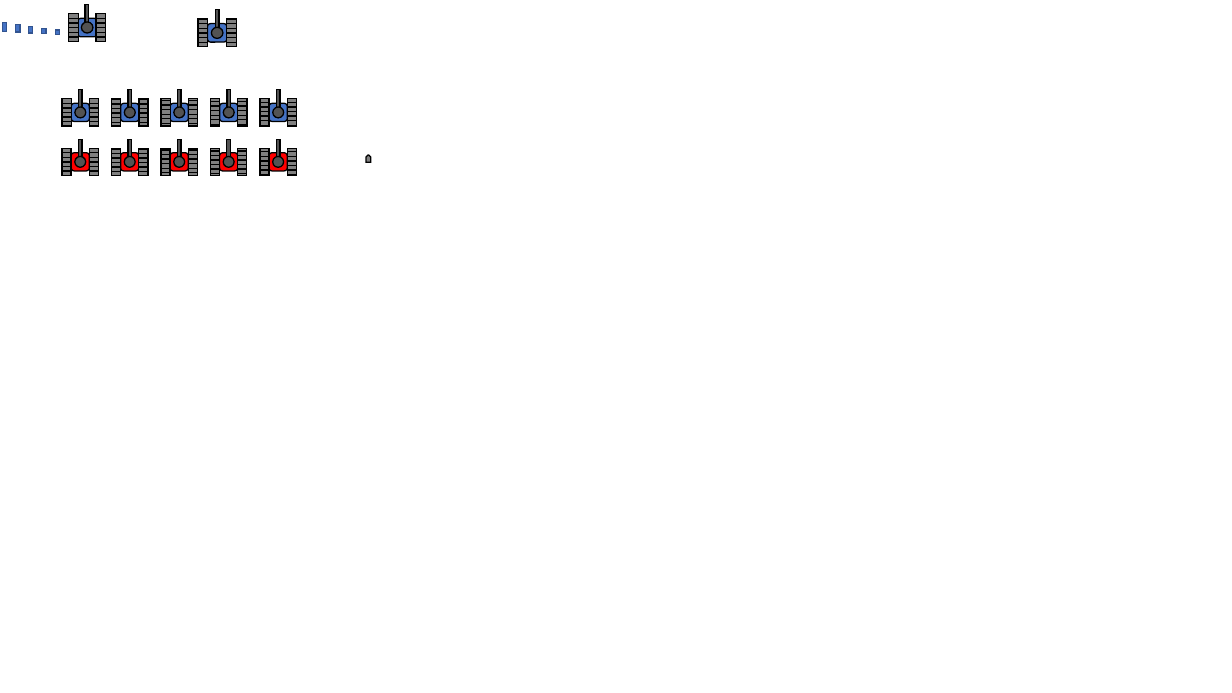
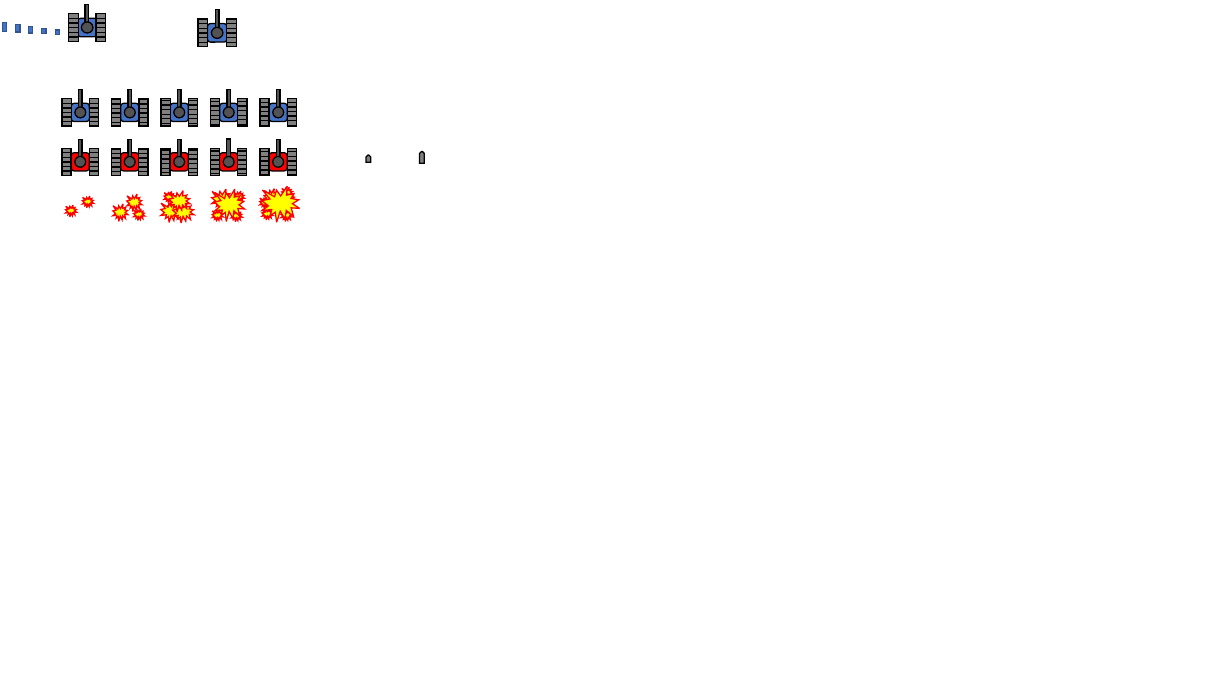
Before and after one commit to TimoneyS/RaysTank, a slide deck: slide 2 of resources/desigin.pptx. Drawn at 1232x693 pixels with LibreOffice and Linux fonts; fonts in the diff are those of the drawing. Boxes give left, top, right and bottom in pixels: in the first picture for what was removed or moved away, otherwise in the second. Text is boxed around its words. In the diff, an @@ line names an element or a change of style, - is before the commit and + after.

```diff
--- a/resources/desigin.pptx
+++ b/resources/desigin.pptx
@@ snip same rect added at [420,152,424,164], fill #808080, outline #000000 1 pt @@
@@ irregular seal added at [66,205,77,217], fill #FFFF00, outline #FF0000 1 pt @@
@@ irregular seal added at [82,196,93,208], fill #FFFF00, outline #FF0000 1 pt @@
@@ irregular seal added at [113,204,128,222], fill #FFFF00, outline #FF0000 1 pt @@
@@ irregular seal added at [127,194,141,212], fill #FFFF00, outline #FF0000 1 pt @@
@@ irregular seal added at [134,209,145,221], fill #FFFF00, outline #FF0000 1 pt @@
@@ irregular seal added at [161,201,182,223], fill #FFFF00, outline #FF0000 1 pt @@
@@ irregular seal added at [165,191,176,203], fill #FFFF00, outline #FF0000 1 pt @@
@@ irregular seal added at [169,190,190,212], fill #FFFF00, outline #FF0000 1 pt @@
@@ irregular seal added at [173,201,194,223], fill #FFFF00, outline #FF0000 1 pt @@
@@ irregular seal added at [212,189,233,211], fill #FFFF00, outline #FF0000 1 pt @@
@@ irregular seal added at [214,189,245,222], fill #FFFF00, outline #FF0000 1 pt @@
@@ irregular seal added at [233,191,244,203], fill #FFFF00, outline #FF0000 1 pt @@
@@ irregular seal added at [260,197,271,209], fill #FFFF00, outline #FF0000 1 pt @@
@@ irregular seal added at [262,208,274,220], fill #FFFF00, outline #FF0000 1 pt @@
@@ irregular seal added at [262,187,299,223], fill #FFFF00, outline #FF0000 1 pt @@
@@ irregular seal added at [264,189,279,206], fill #FFFF00, outline #FF0000 1 pt @@
@@ irregular seal added at [282,188,293,200], fill #FFFF00, outline #FF0000 1 pt @@
@@ irregular seal added at [284,193,295,205], fill #FFFF00, outline #FF0000 1 pt @@
@@ irregular seal added at [213,210,224,222], fill #FFFF00, outline #FF0000 1 pt @@
@@ irregular seal added at [231,210,242,222], fill #FFFF00, outline #FF0000 1 pt @@
@@ irregular seal added at [281,210,292,222], fill #FFFF00, outline #FF0000 1 pt @@
```
Also in this commit, not shown: 9 other files.
